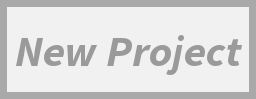
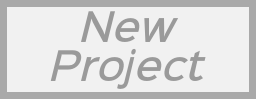
Layer changes from the first 256 x 99 image to the second:
painted on "New Project" over [16, 11, 242, 89]
